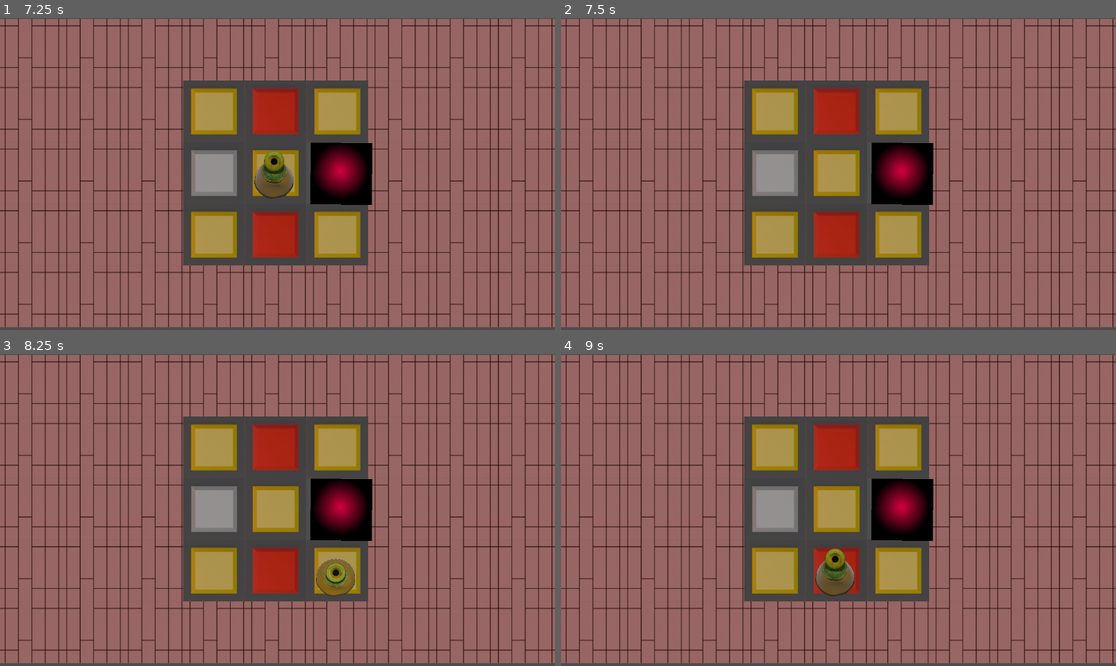
Above: before the commit, frames 1-4 (two rows, left to right).
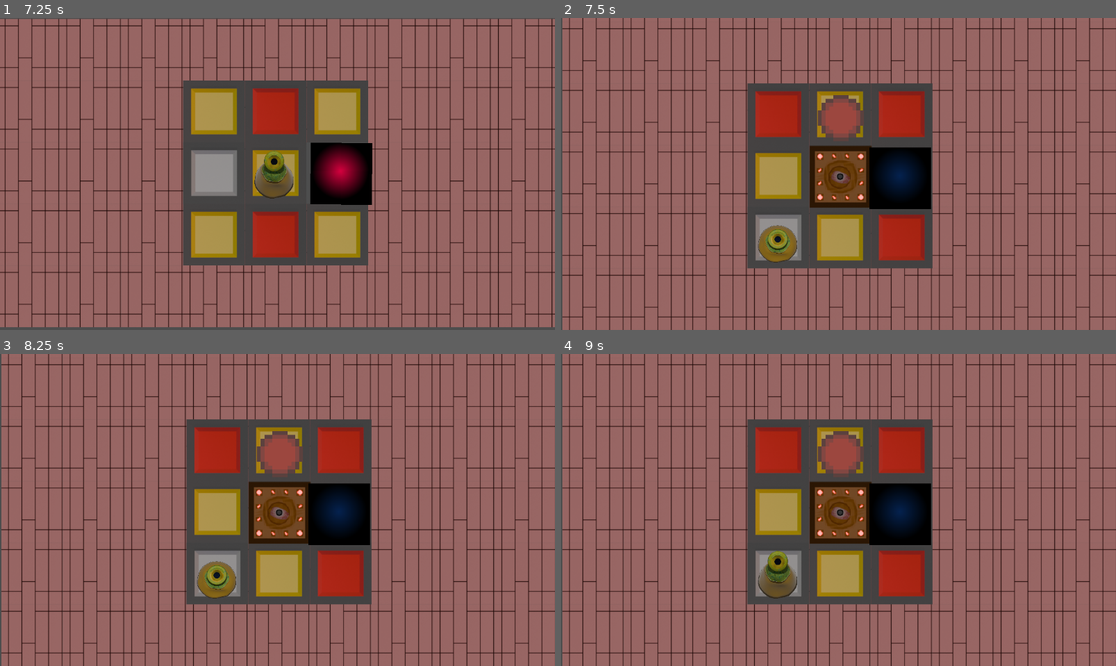
Above: after the commit, the same moments.

Repository: Crizomb/TrucMhajong
Game: Godot game, scene res://scenes/Niveaux/niveau1.tscn
Two runs of this game, one before a commit and one after it. Both use one fixed random seed, a clock stepped at 60 frames per second and the inputs below.
Inputs:
- Up to frame 1 (7.25 s): tap Enter at 0.5 s; hold D (Right) 0.53-1.28 s; tap K (MaSuperActionDeTest) every 1.5 s from 0.6 to 6.6 s; tap R (Restart) at 1.25, 2, 2.75, 3.5, 4.15, 4.25 s; hold S (Down) 1.28-2.03 s; tap Shift (ToggleCrouch) every 1.5 s from 1.35 to 5.85 s; hold D (Right) 2.03-2.78 s; hold W (Up) 2.78-3.53 s; hold A (Left) 3.53-5.03 s; hold S (Down) 5.03-5.78 s; hold D (Right) 5.78-6.53 s; hold W (Up) from 6.53 s (still down)
- Up to frame 2 (7.5 s): release W (Up) at 7.28 s; hold D (Right) from 7.28 s (still down); tap Shift (ToggleCrouch) at 7.35 s
- Up to frame 3 (8.25 s): release D (Right) at 8.03 s; hold S (Down) from 8.03 s (still down); tap K (MaSuperActionDeTest) at 8.1 s
- Up to frame 4 (9 s): release S (Down) at 8.78 s; hold A (Left) from 8.78 s (still down); tap Shift (ToggleCrouch) at 8.85 s

Frame 1 is identical in both runs. In frame 2, 34% of the frame differs, in the area x 0-100%, y 0-100%; in frame 3, 34%; in frame 4, 34%.

Commit message:
next level impl

Diff:
--- a/entities/button/button.tscn
+++ b/entities/button/button.tscn
@@ -7,7 +7,7 @@
 [sub_resource type="RectangleShape2D" id="RectangleShape2D_k228g"]
 size = Vector2(120, 120)
 
-[node name="Button" type="Area2D" unique_id=1561398429]
+[node name="Button" type="Area2D" unique_id=1561398429 groups=["button"]]
 script = ExtResource("1_6bgj0")
 
 [node name="ButtonOff" type="Sprite2D" parent="." unique_id=266803081]
--- a/entities/crepiere/crepiere.gd
+++ b/entities/crepiere/crepiere.gd
@@ -1,7 +1,7 @@
 extends Node2D
 class_name Crepiere
 
-var _is_activated := false
+@export var _is_activated := false
 # Called when the node enters the scene tree for the first time.
 @onready var crepe_off: TextureRect = $CrepeOff
 @onready var crepe_on: TextureRect = $CrepeOn
@@ -40,7 +40,9 @@
 		Global.change_level.emit()
 
 func _on_one_of_btn_changed():
-	await get_tree().process_frame
+	var tree = get_tree()
+	if tree:
+		await tree.process_frame
 	var all_pressed := true
 	for btn in buttons:
 		print(btn.is_pressed)
--- a/global.gd
+++ b/global.gd
@@ -32,6 +32,8 @@
 	current_level += 1
 	print("Le nouveau current_level : ")
 	print(current_level)
+	assert(current_level < levels.size(), "Bro there is no next level, pls stop")
+	get_tree().change_scene_to_file(levels[current_level]);
 
 func init_player_state():
 	last_direction = Direction.NONE
@@ -96,3 +98,10 @@
 
 func restart_level():
 	get_tree().reload_current_scene()
+
+# Gestion des niveaux
+var levels = [
+	"res://scenes/Niveaux/niveau1.tscn",
+	"res://scenes/Niveaux/niveau2.tscn",
+	"res://scenes/Niveaux/niveau3.tscn",
+]
--- a/scenes/Niveaux/niveau2.tscn
+++ b/scenes/Niveaux/niveau2.tscn
@@ -46,7 +46,7 @@
 [node name="Camera2D" type="Camera2D" parent="." unique_id=1171450978]
 position = Vector2(61, -68)
 
-[node name="Button" parent="." unique_id=454183045 instance=ExtResource("5_0p4xx")]
+[node name="Button" parent="." unique_id=454183045 groups=["button"] instance=ExtResource("5_0p4xx")]
 position = Vector2(66, -184)
 
 [node name="Box2" parent="." unique_id=754094967 instance=ExtResource("6_wmj4b")]
--- a/scenes/Niveaux/niveau3.tscn
+++ b/scenes/Niveaux/niveau3.tscn
@@ -47,7 +47,7 @@
 position = Vector2(140, 73)
 zoom = Vector2(0.5, 0.5)
 
-[node name="Button" parent="." unique_id=454183045 instance=ExtResource("3_k7rqr")]
+[node name="Button" parent="." unique_id=454183045 groups=["button"] instance=ExtResource("3_k7rqr")]
 position = Vector2(453, 451)
 
 [node name="Box2" parent="." unique_id=754094967 instance=ExtResource("4_3s71w")]
